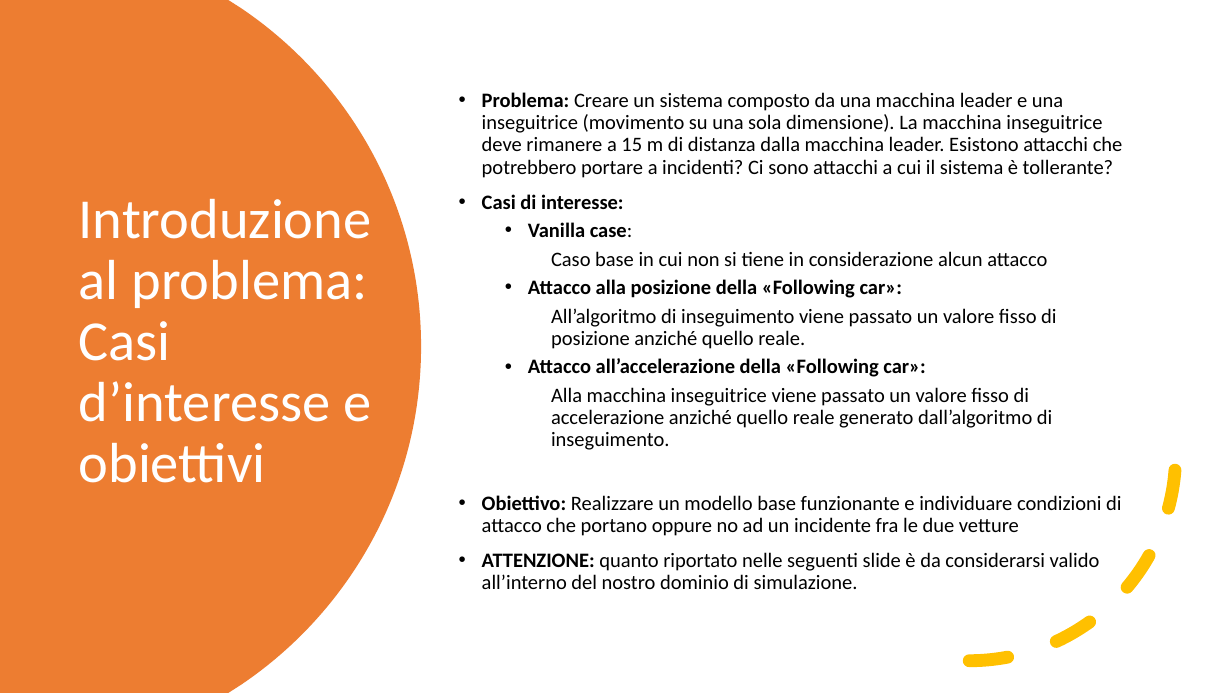
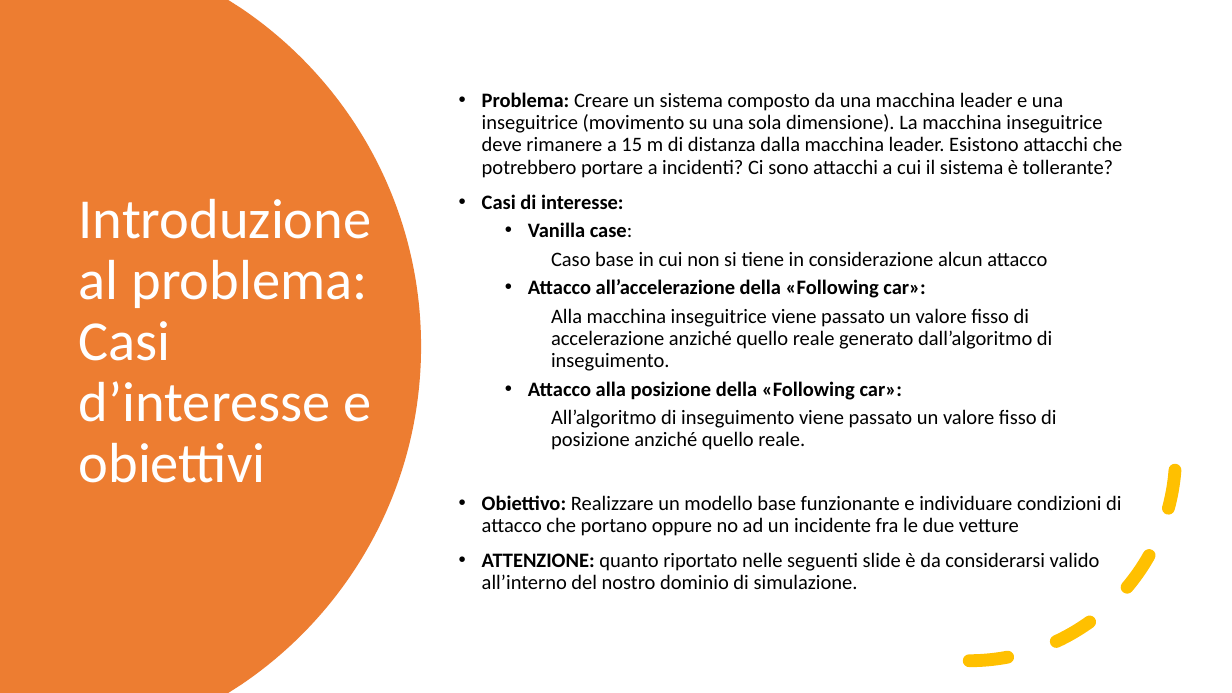
Before and after one commit to gerti98/FormalMethodsProject, a slide deck: slide 4 of Leading Car – Following Car.pptx. Drawn at 1232x693 pixels with LibreOffice and Linux fonts; fonts in the diff are those of the drawing. Boxes give left, top, right and bottom in pixels: in the first picture for what was removed or moved away, otherwise in the second. Text is boxed around its words. In the diff, an @@ line names an element or a change of style, - is before the commit and + after.

Commit message:
Updated version of the slide

```diff
--- a/Leading Car – Following Car.pptx
+++ b/Leading Car – Following Car.pptx
@@ text at [528,279,1052,371]: paragraphs added @@
+  • Attacco all’accelerazione della «Following car»:
+    Alla macchina inseguitrice viene passato un valore fisso di accelerazione anziché quello reale generato dall’algoritmo di inseguimento.
@@ text at [528,358,1052,450]: paragraphs removed @@
-  • Attacco all’accelerazione della «Following car»:
-    Alla macchina inseguitrice viene passato un valore fisso di accelerazione anziché quello reale generato dall’algoritmo di inseguimento.
```
Also in this commit, not shown: 3 other slides changed, 5 slides added.
